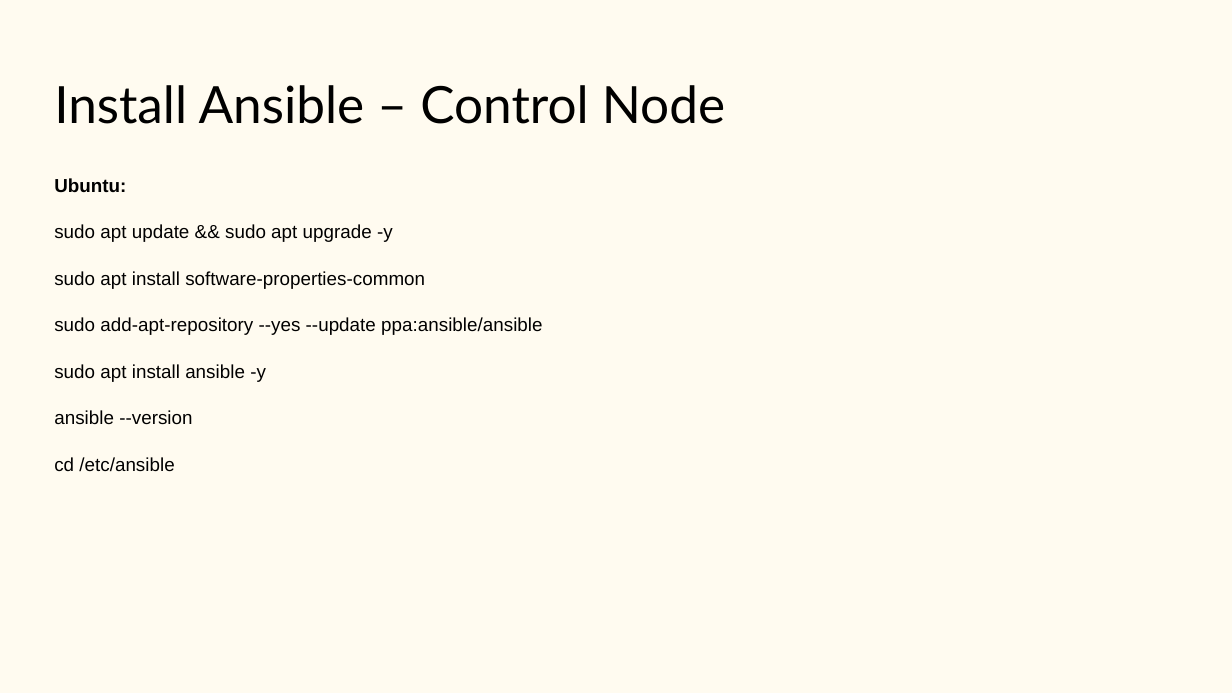
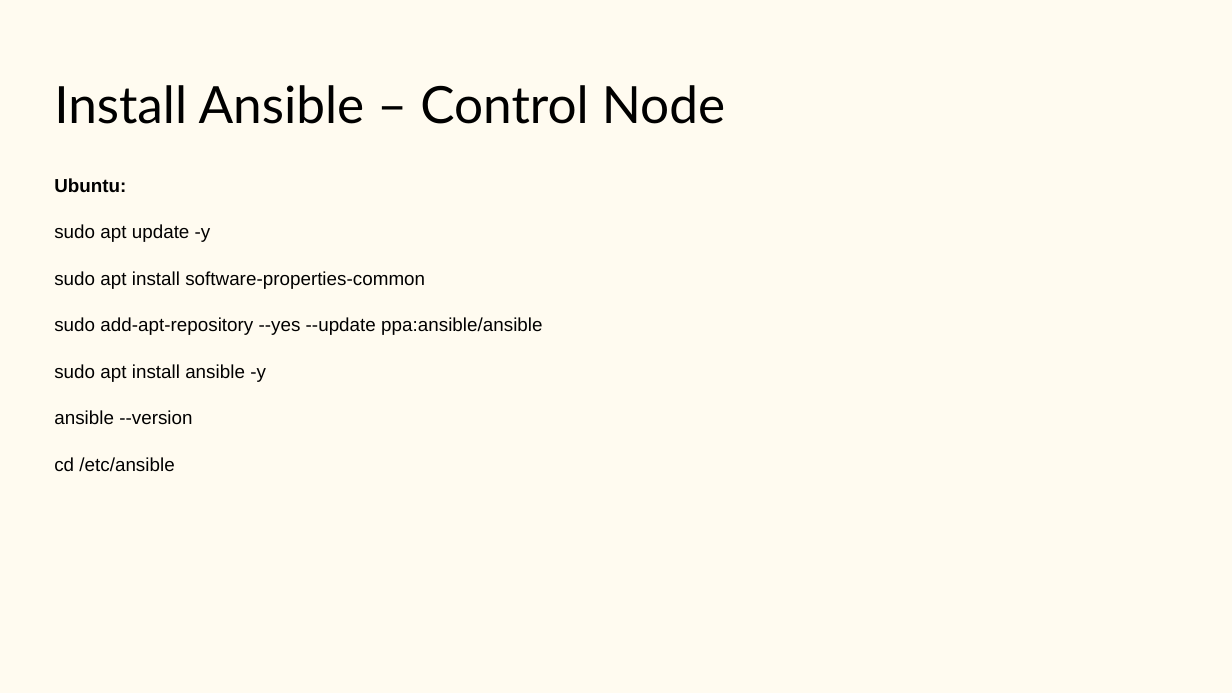
Before and after one commit to aryanm12/ansible-demo, a slide deck: slide 6 of Ansible.pptx. Drawn at 1232x693 pixels with LibreOffice and Linux fonts; fonts in the diff are those of the drawing. Boxes give left, top, right and bottom in pixels: in the first picture for what was removed or moved away, otherwise in the second. Text is boxed around its words. In the diff, an @@ line names an element or a change of style, - is before the commit and + after.

```diff
--- a/Ansible.pptx
+++ b/Ansible.pptx
@@ text at box(54, 224, 211, 242): text changed @@
-sudo apt update && sudo apt upgrade -y
+sudo apt update -y
```
Also in this commit, not shown: 3 other slides changed, 10 other files.
